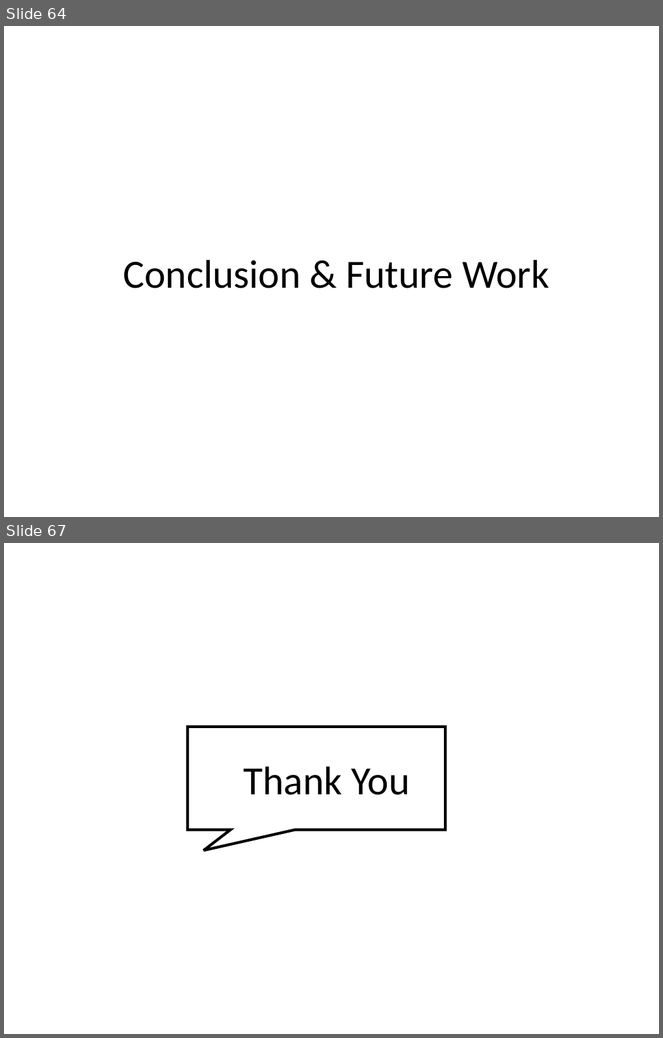
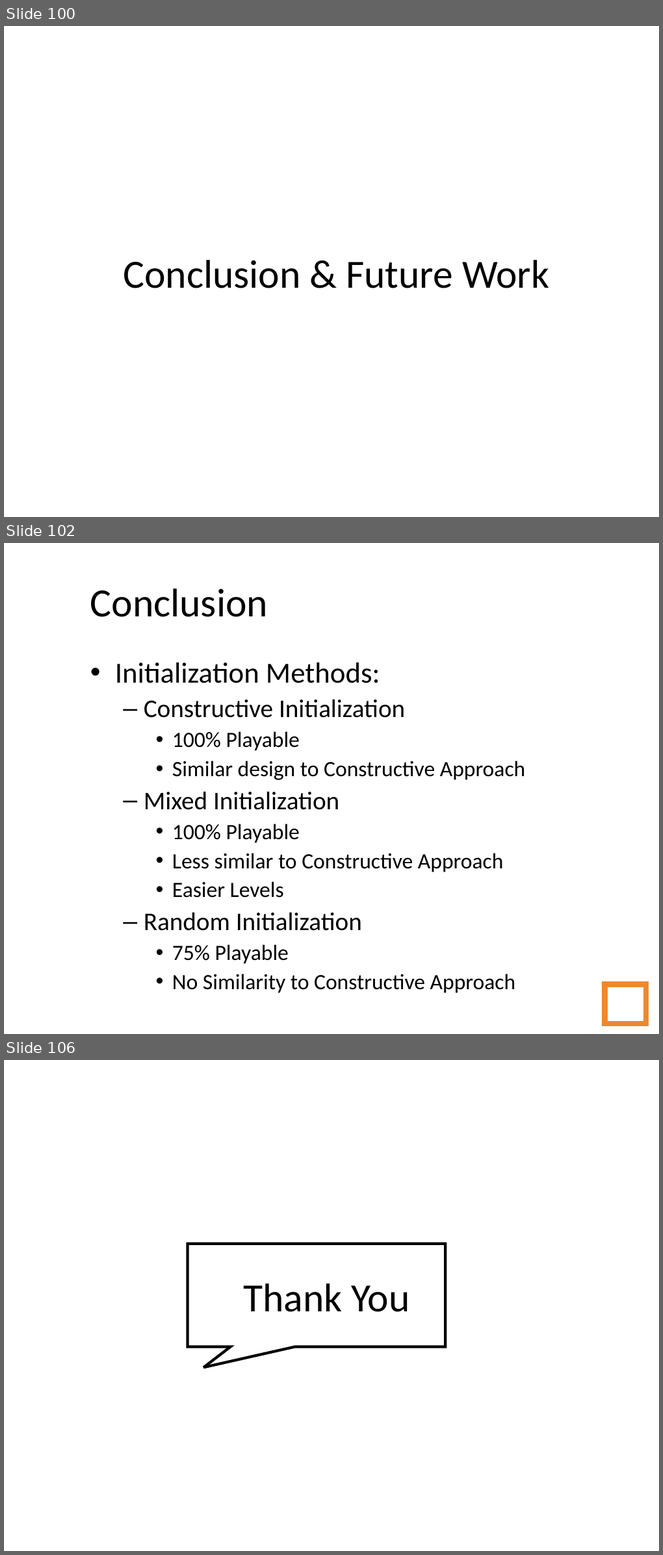
Before and after one commit to amidos2006/Automatic-Game-Script-Generation, a slide deck: Presentation/Automatic Game Script Generation.ppt. Shown one above the other, each under a label of ours: slides 64 and 67 before the commit, slides 100, 102 and 106 after it; the slides between them are not shown. The pictures are 663x1038 and 663x1555 pixels, drawn with LibreOffice and Linux fonts; fonts in the diff are those of the drawing; background and template pictures are left out. Boxes give left, top, right and bottom in pixels: in the first picture for what was removed or moved away, otherwise in the second. Text is boxed around its words. In the diff, an @@ line names an element or a change of style, - is before the commit and + after.

```diff
--- a/Presentation/Automatic Game Script Generation.ppt
+++ b/Presentation/Automatic Game Script Generation.ppt
@@ slide 102 added at bbox=[4, 543, 659, 1034], background picture (left out) @@
@@ title added at bbox=[90, 589, 268, 617], 44 pt, text #000000 @@
+Conclusion
@@ text added at bbox=[115, 663, 525, 993], 24 pt, text #000000 @@
+• Initialization Methods:
+  – Constructive Initialization
+    • 100% Playable
+    • Similar design to Constructive Approach
+  – Mixed Initialization
+    • 100% Playable
+    • Less similar to Constructive Approach
+    • Easier Levels
+  – Random Initialization
+    • 75% Playable
+    • No Similarity to Constructive Approach
@@ page number added at bbox=[605, 984, 646, 1024], outline #EB8931 6.01 pt, 14 pt, text #FFFFFF @@
+102
@@ what was slide 64 is now slide 100 @@
@@ what was slide 67 is now slide 106 @@
```
Also in this commit, not shown: 3 slides changed, 43 other slides added, 5 slides removed, 35 other files.
